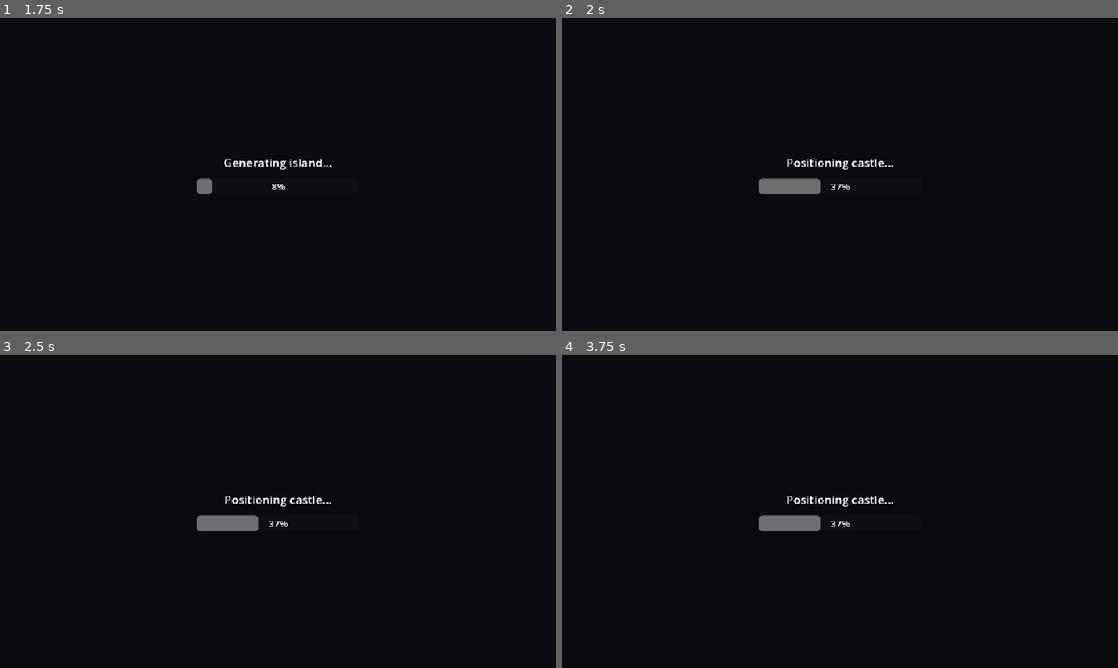
Above: before the commit, frames 1-4 (two rows, left to right).
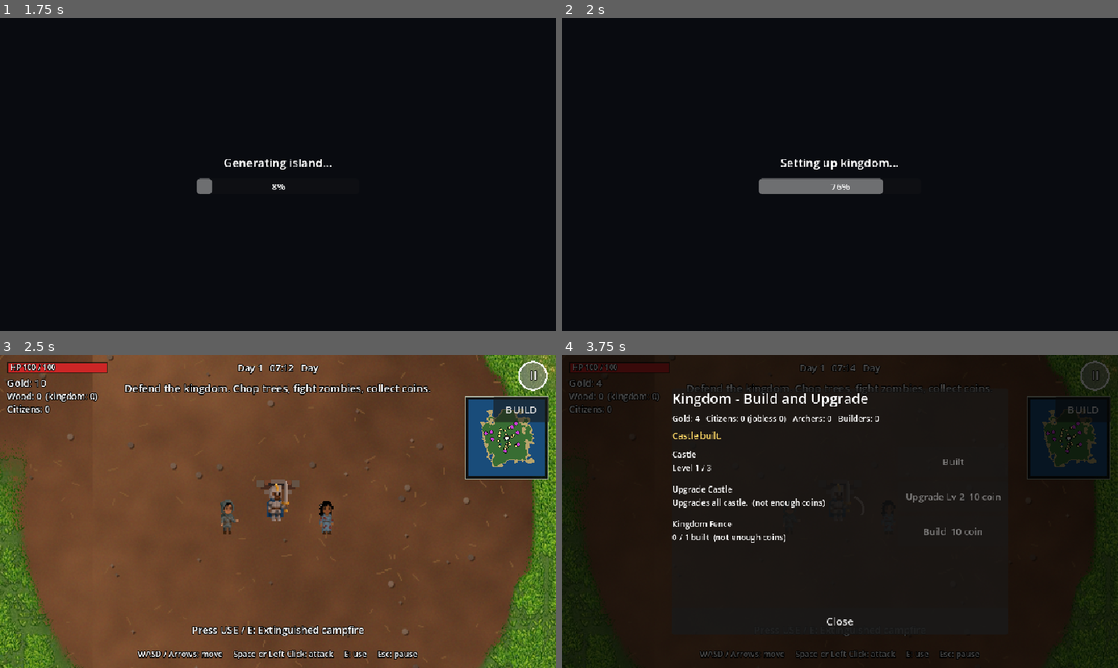
Above: after the commit, the same moments.

Repository: afie-boop/The-Fallen-Kingdom
Game: Godot game, scene res://scenes/main_menu.tscn
The game is run twice, just before and just after one commit, with the same random seed, the same clock (stepped at 60 frames per second) and the same inputs.
Inputs (mouse positions are in pixels of both pictures, inside the frame that each line leads up to):
- Up to frame 1 (1.75 s): click "New Game" at 0.5 s; tap Enter at 1.25 s; move the mouse to (400, 158) at 1.27 s; hold D from 1.28 s (still down); hold E from 1.28 s (still down); click (400, 158) at 1.42 s; tap Space at 1.52 s
- Up to frame 2 (2 s): keep holding D; keep holding E
- Up to frame 3 (2.5 s): release D at 2 s; release E at 2 s; drag from (166, 527) to (250, 574) at 2.02 s
- Up to frame 4 (3.75 s): click (1084, 408) at 2.75 s, where only the run after the commit has a clickable "BUILD"; click (951, 464) at 3.5 s, where only the run after the commit has a clickable "Build 6 coin"

Frame 1 is identical in both runs. In frame 2, 0.9% of the frame differs, in the area x 39-61%, y 45-57%; in frame 3, 98%, in the area x 0-100%, y 0-100%; in frame 4, 13%.
Error before the commit: Parse Error: Too few arguments for "start_falling()" call. Expected at least 1 but received 0. (res://scripts/castle.gd:87)
Error after the commit: Invalid access to property or key 'dead' on a base object of type 'Nil'. (res://scripts/game.gd:403)

Commit message:
Set returned campfire coins to land on the ground

Diff:
--- a/extracted/The-Fallen-Kingdom/scripts/castle.gd
+++ b/extracted/The-Fallen-Kingdom/scripts/castle.gd
@@ -84,7 +84,7 @@
         get_parent().add_child(coin)
         var offset_x: float = (float(i) - float(coins_to_drop - 1) * 0.5) * 12.0
         coin.global_position = global_position + Vector2(offset_x, -43.0)
-        coin.start_falling()
+        coin.start_falling(global_position.y)
     notice.emit("%d Gold Coin(s) fell from the Campfire. Pick them up!" % coins_to_drop)
 
 
